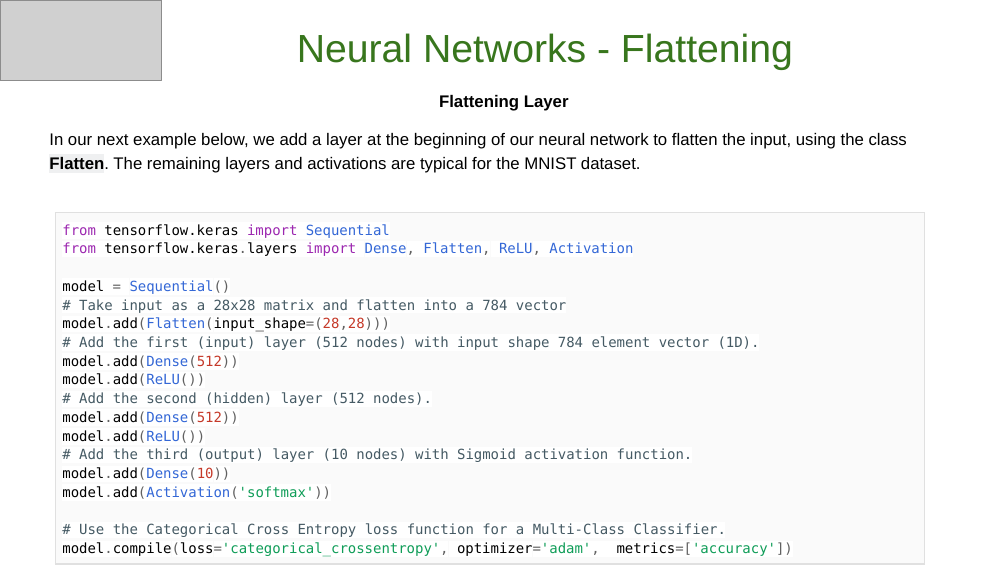
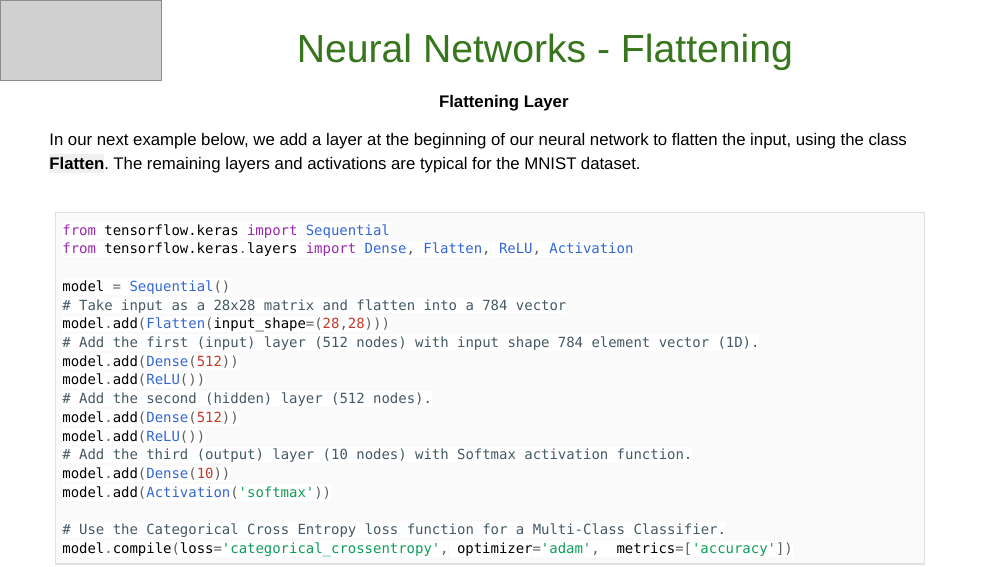
Before and after one commit to GoogleCloudPlatform/keras-idiomatic-programmer, a slide deck: slide 41 of books/deep-learning-design-patterns/Workshops/Novice/Deep Learning Design Patterns - Workshop - Chapter I.pptx. Drawn at 1008x567 pixels with LibreOffice and Linux fonts; fonts in the diff are those of the drawing; grey boxes stand for pictures. Boxes give left, top, right and bottom in pixels: in the first picture for what was removed or moved away, otherwise in the second. Text is boxed around its words. In the diff, an @@ line names an element or a change of style, - is before the commit and + after.

Commit message:
updated slides

```diff
--- a/books/deep-learning-design-patterns/Workshops/Novice/Deep Learning Design Patterns - Workshop - Chapter I.pptx
+++ b/books/deep-learning-design-patterns/Workshops/Novice/Deep Learning Design Patterns - Workshop - Chapter I.pptx
@@ table at bbox=[55, 213, 924, 561] @@
-row 1, column 1: from tensorflow.keras import Sequential / from tensorflow.keras.layers import Dense, Flatten, ReLU, Activation / model = Sequential() / # Take input as a 28x28 matrix and flatten into a 784 vector / model.add(Flatten(input_shape=(28,28))) / # Add the first (input) layer (512 nodes) with input shape 784 element vector (1D). / model.add(Dense(512)) / model.add(ReLU()) / # Add the second (hidden) layer (512 nodes). / model.add(Dense(512)) / model.add(ReLU()) / # Add the third (output) layer (10 nodes) with Sigmoid activation function. / model.add(Dense(10)) / model.add(Activation('softmax')) / # Use the Categorical Cross Entropy loss function for a Multi-Class Classifier. / model.compile(loss='categorical_crossentropy', optimizer='adam', metrics=['accuracy'])
+row 1, column 1: from tensorflow.keras import Sequential / from tensorflow.keras.layers import Dense, Flatten, ReLU, Activation / model = Sequential() / # Take input as a 28x28 matrix and flatten into a 784 vector / model.add(Flatten(input_shape=(28,28))) / # Add the first (input) layer (512 nodes) with input shape 784 element vector (1D). / model.add(Dense(512)) / model.add(ReLU()) / # Add the second (hidden) layer (512 nodes). / model.add(Dense(512)) / model.add(ReLU()) / # Add the third (output) layer (10 nodes) with Softmax activation function. / model.add(Dense(10)) / model.add(Activation('softmax')) / # Use the Categorical Cross Entropy loss function for a Multi-Class Classifier. / model.compile(loss='categorical_crossentropy', optimizer='adam', metrics=['accuracy'])
```
Also in this commit, not shown: 5 other slides changed, 1 other file.
